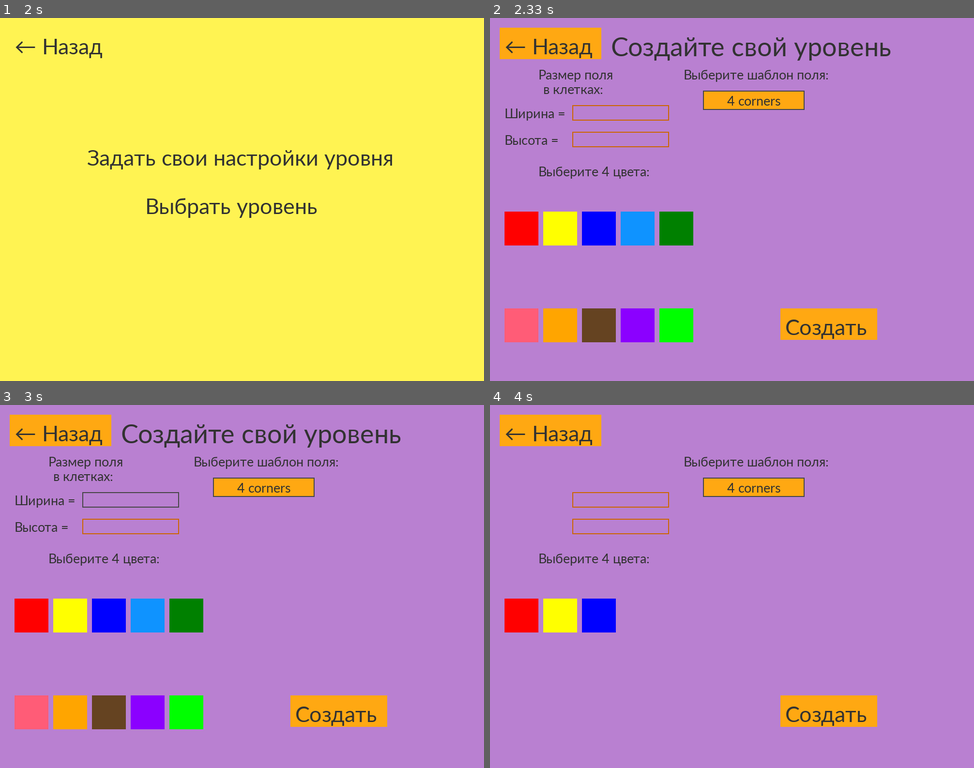
Above: before the commit, frames 1-4 (two rows, left to right).
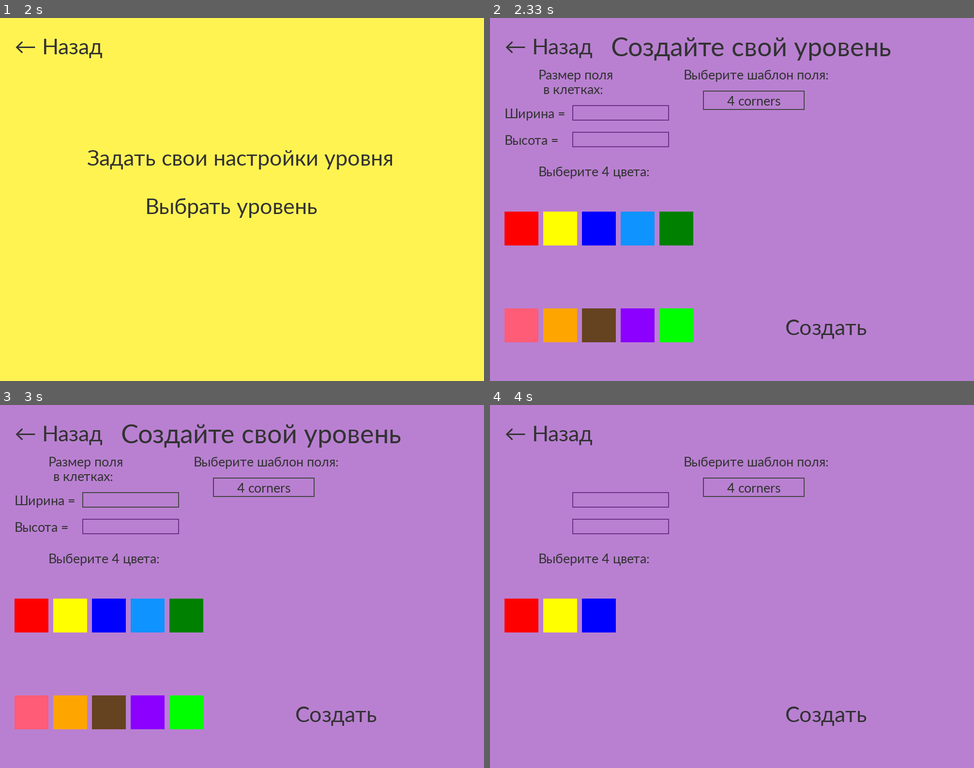
Above: after the commit, the same moments.

Repository: Angelina-ainel/PyGame-Project
Game: pygame game, started from menu.py
Same seed, same stepped clock (60 frames per second), same inputs: the game is played once before the commit and once after it.
Inputs (mouse positions are in pixels of both pictures, inside the frame that each line leads up to):
- Up to frame 1 (2 s): press the mouse at (237, 228) at 0.37 s; move the mouse to (227, 163) at 0.47 s; release the mouse at (222, 101) at 0.6 s; click (203, 184) at 0.75 s; press the mouse at (217, 235) at 1.03 s; move the mouse to (266, 192) at 1.13 s; release the mouse at (319, 148) at 1.27 s; press the mouse at (58, 43) at 1.37 s; move the mouse to (96, 177) at 1.47 s; release the mouse at (135, 312) at 1.6 s; press the mouse at (242, 177) at 1.7 s; move the mouse to (198, 134) at 1.8 s; release the mouse at (150, 90) at 1.93 s
- Up to frame 2 (2.33 s): press the mouse at (732, 155) at 2.03 s; move the mouse to (819, 188) at 2.13 s; release the mouse at (906, 224) at 2.27 s
- Up to frame 3 (3 s): press the mouse at (29, 713) at 2.37 s; move the mouse to (48, 662) at 2.47 s; release the mouse at (62, 615) at 2.6 s; click (87, 506) at 2.9 s
- Up to frame 4 (4 s): press the mouse at (577, 506) at 3.27 s; move the mouse to (736, 597) at 3.37 s; release the mouse at (896, 691) at 3.5 s; press the mouse at (577, 506) at 3.6 s; move the mouse to (591, 575) at 3.7 s; release the mouse at (611, 648) at 3.83 s; press the mouse at (596, 615) at 3.93 s

Frame 1 is identical in both runs. In frame 2, 4.4% of the frame differs, in the area x 2-80%, y 2-89%; in frame 3, 4.3%; in frame 4, 4.4%.

Commit message:
continue to work on the user's level settings

Diff:
--- a/menu.py
+++ b/menu.py
@@ -20,8 +20,6 @@
 up_font = pg.font.SysFont(c_font, 60)
 down_font = pg.font.SysFont(c_font, 30)
 
-select_color = down_font.render('✓', True, (50, 50, 50))
-
 difficulty = {1: 'beginner',
               2: 'easy',
               3: 'normal',
@@ -39,24 +37,25 @@
 
 
 def music_play():
-    # pg.mixer.music.play(-1)
-    pass
+    pg.mixer.music.play(-1)
 
 
 def music_up():
     global vol
-    vol += 1
+    vol += 0.01
+    print(vol)
     pg.mixer.music.set_volume(vol)
 
 
 def music_down():
     global vol
-    vol -= 1
+    vol -= 0.01
+    print(vol)
     pg.mixer.music.set_volume(vol)
 
 
 pg.mixer.music.load("data/ambient-sleep-music-food-for-the-soul.mp3")
-vol = 1
+vol = 0.5
 music_play()
 
 
@@ -114,6 +113,7 @@
 class ColorButton(Button):
     def __init__(self, width, height, inactive_color, active_color):
         super().__init__(width, height, inactive_color, active_color)
+        self.flag = False
         self.width = width
         self.height = height
         self.inactive_color = inactive_color
@@ -122,26 +122,35 @@
     def draw(self, x, y, text, action=None, font_size=50):
         mouse = pg.mouse.get_pos()
         click = pg.mouse.get_pressed()
-        global color_list, down_font, select_color
+        global color_list, down_font
 
         if x < mouse[0] < x + self.width and y < mouse[1] < y + self.height and click[0] == 1:
-            pg.draw.rect(screen, self.active_color, (x, y, self.width, self.height))
-            if len(color_list) < 3:
-                print(len(color_list))
-                color_list.append(self.active_color)
-                print(color_list)
-                time.sleep(0.3)
-
+            if self.flag:
+                pg.draw.rect(screen, (50, 50, 50), (x - 5, y - 5, self.width + 55, self.height + 5))
+                pg.draw.rect(screen, self.active_color, (x, y, self.width, self.height))
             else:
-                for i in color_list:
-                    break
-                color_list.remove(i)
-                color_list.append(self.active_color)
-                print(color_list)
-                time.sleep(0.3)
+                pg.draw.rect(screen, self.active_color, (x, y, self.width, self.height))
+
+            if self.active_color not in color_list:
+                if len(color_list) < 4:
+                    print(len(color_list))
+                    color_list.append(self.active_color)
+                    print(color_list)
+                    time.sleep(0.3)
+
+                else:
+                    color_list.remove(color_list[0])
+                    color_list.append(self.active_color)
+                    print(color_list)
+                    time.sleep(0.3)
+                    self.flag = False ###
 
         else:
-            pg.draw.rect(screen, self.inactive_color, (x, y, self.width, self.height))
+            if self.flag:
+                pg.draw.rect(screen, (50, 50, 50), (x - 5, y - 5, self.width + 55, self.height + 5))
+                pg.draw.rect(screen, self.active_color, (x, y, self.width, self.height))
+            else:
+                pg.draw.rect(screen, self.inactive_color, (x, y, self.width, self.height))
 
 
 color_list = []
@@ -202,7 +211,7 @@
         return -1
 
 
-COLOR_INACTIVE_S_U = pg.Color((204, 102, 0))
+COLOR_INACTIVE_S_U = pg.Color((109, 49, 135))
 COLOR_ACTIVE_S_U = pg.Color((70, 70, 70))
 FONT = pg.font.SysFont(c_font, 32)
 
@@ -396,7 +405,7 @@
     time.sleep(0.25)
     global up_font, c_font, down_font, select_color
 
-    back = Button(210, 65, (255, 168, 18), (109, 49, 135))
+    back = Button(210, 65, (185, 128, 209), (109, 49, 135))
 
     field_size_text = down_font.render('Размер поля', True, (50, 50, 50))
     field_size_text1 = down_font.render('в клетках:', True, (50, 50, 50))
@@ -414,7 +423,7 @@
         r = r[0]
         templates_list.append(r)
     drop_list = Droplist(
-        440, 150, 210, 40, (255, 168, 18), COLOR_INACTIVE_S_U, pg.font.SysFont(c_font, 30),
+        440, 150, 210, 40, (185, 128, 209), COLOR_INACTIVE_S_U, pg.font.SysFont(c_font, 30),
         templates_list)
 
     select_color_text = down_font.render('Выберите 4 цвета:', True, (50, 50, 50))
@@ -429,7 +438,7 @@
     violet_button = ColorButton(70, 70, (139, 0, 255), (139, 0, 255))
     light_green_button = ColorButton(70, 70, (0, 255, 0), (0, 255, 0))
 
-    create = Button(200, 65, (255, 168, 18), (109, 49, 135))
+    create = Button(200, 65, (185, 128, 209), (109, 49, 135))
 
     clock = pg.time.Clock()
     while True:
@@ -453,7 +462,7 @@
             box.draw(screen)
         up_text = up_font.render('Создайте свой уровень', True, (50, 50, 50))
         back.draw(20, 20, '← Назад', select_menu)
-        create.draw(600, 600, 'Создать')  #
+        create.draw(600, 600, 'Создать')
 
         drop_list.draw(screen)
         screen.blit(drop_list_text, (400, 100))
@@ -499,7 +508,7 @@
         text_surface = up_font.render('Настройки', True, (50, 50, 50))
         back.draw(20, 20, '← Назад', menu)
         up.draw(400, 300, '+', music_up)
-        back.draw(400, 400, '-', music_down)
+        down.draw(400, 400, '-', music_down)
 
         screen.blit(text_surface, (350, 30))
         pg.display.flip()
